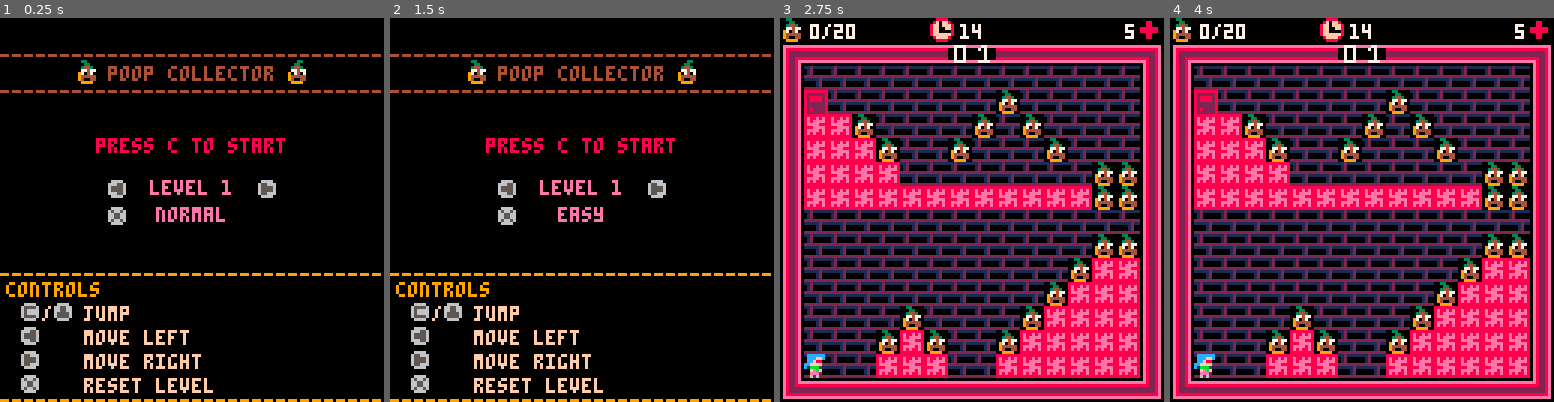
Above: before the commit, frames 1-4 (left to right).
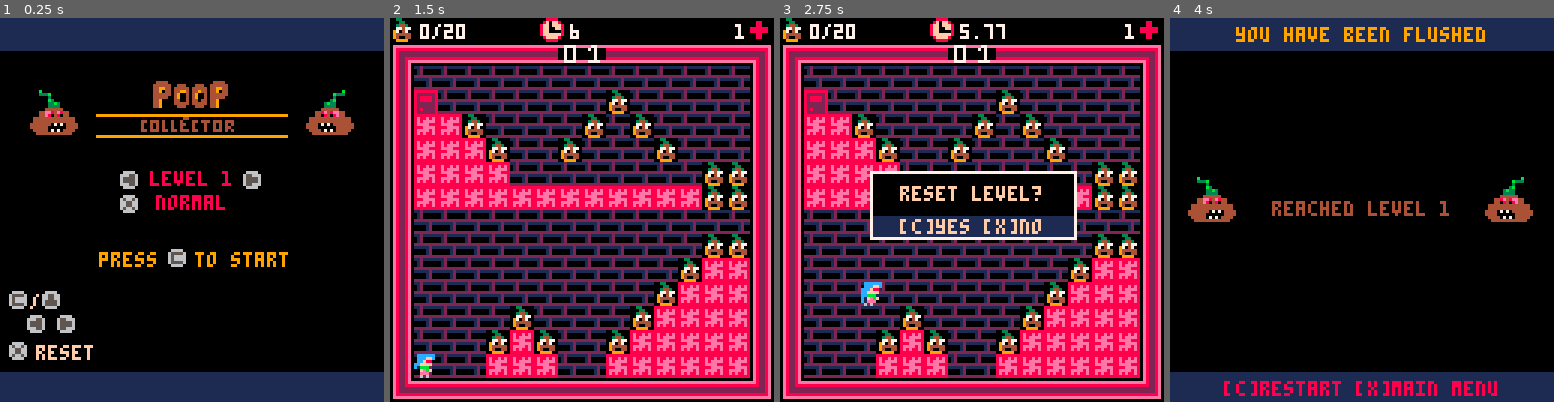
Above: after the commit, the same moments.

Repository: odinn1984/PICO8-Poop-Collector
Game: PICO-8 cartridge poop-collector.p8
Two runs of this game, one before a commit and one after it. Both use one fixed random seed, a clock stepped at 60 frames per second and the inputs below.
Inputs:
- Up to frame 1 (0.25 s): no input
- Up to frame 2 (1.5 s): tap X (X key) at 0.33, 1.07 s; tap O (Z key) at 0.7 s
- Up to frame 3 (2.75 s): hold Right 1.6-2.1 s; tap O (Z key) at 1.7, 2.1, 2.5 s; tap X (X key) at 1.85 s; hold Up 2.15-2.42 s; hold Right from 2.47 s (still down)
- Up to frame 4 (4 s): tap O (Z key) at 2.9, 3.3, 3.7 s; tap X (X key) at 2.97 s; release Right at 3.03 s; hold Left 3.08-3.58 s; hold Down 3.63-3.97 s

The runs differ from the first frame. In frame 1, 30% of the frame differs, in the area x 0-100%, y 0-100%; in frame 2, 70%; in frame 3, 8.8%; in frame 4, 76%.

Commit message:
feat: balance, hard mode aand small change
Balance the times of the levels because some levels are too permissive
when it comes to how much time you have in them in normal difficulty

Add hard mode
- Starts with 1 life
- Reduces each level's timer that is over 5 seconds by 2 seconds
- When you reset the level you lose 1 life

Update some levels to not include 1 block gaps
Change level 3 completely to have a better difficulty increase
Change the last levels where you run in straight line to include some
blocks

some formatting of files
- Add new line at end of each file
- Remove trailing spaces where there are any

Add polish to the looks of
- Main Menu
- Game Over
- Game Win

make sure that when lives reaches to 0 game ends instead of -1

Add fade out effect between scenes

Diff:
--- a/poop-collector.p8
+++ b/poop-collector.p8
@@ -277,28 +277,28 @@
 __map__
 0000000000000000000000000000000000000000000000000000000000000000000000000000000000000000000000000000000000000000000000000000000000000000000000000000000000000000000000000000000000000000000000000000000000000000000000000000000000000000000000000000000000000000
 050101010101010c0d01010101010104050101010101010c0e01010101010104050101010101010c0f01010101010104050101010101010c1c01010101010104050101010101010c1d01010101010104050101010101010c1e01010101010104050101010101010c1f01010101010104050101010101010c2c01010101010104
-0608080808080808080808080808080606080808080808080808080808080806060832080832320808320832320808060631310808080831080831080808080606310808080808080808080808083106060808080808080808080808080808060631310808080808080808080808310606080808080808080808080808080806
-0621080808080808083108080808080606110831310808080808080808322106063208323208080832083208083212060608083108313108313108310831310606310808080808080808080808083106060808080808080808080808080808060631310831310808313108080808070606080707070707080807070707070806
-0607073108080808310831080808080606070707070808080808080831070706060808070708080707070708080707060631070707070707070707070731310606080808080808313108080808080806060807070708070707070807070708060607073108083131080831313108080606080708080807080807080808070806
-0607070731080831080808310808080606080808083232080808080808080806063208080832320808080832320808060608070808080808310808310808080606313108080808070708080808313106060807080708083131070807080708060607070708080707080807070708080606080708070807080807080708070806
-0607070707080808080808080831310606310808080707080808080831080806060832320808080832320808080832060631070808083131083131083131310606070708313108080808313108070706060807070708083131070807080708060608080808080808080808080808080606080708080807080807080808070806
-0607070707070707070707070731310606080808080808323208080807080806060707070708080707070708080707060608070808080707080707080707070606080808070708080808070708080806060807080808080707073207070708060608080808080808080808080808310606080707070707313107070707070806
-0608080808080808080808080808080606323108080808070708083108080806063208080832320808083131080808060631070808080808080808080808080606080808080808313108080808080806060808320831080808083108080831060608080808080808080808080808070606080808080808313108080808080806
-0608080808080808080808080831310606070708080808080808310832080806060808323208083232080808323108060608073108083131080808080808080606080808080831070731080808080806060832083108310808310831083108060608080808080808083108080831310606080808310808080808083108080806
-0608080808080808080808083107070606080808080808080808080707080806063208070708080707070808070707060631070708080707313108080808080606310808083107070707310808080806060807070707070707070707070721060608080808080808310831080807070606080831073131070731310731080806
-0608080808080808080808310707070606323232080808080808320808083206060808080808080808080808080808060608070808310707070731310808080606070808310707070707073108083106063108080808080808080808080707060608080808083107070707080807070606080807070707070707070707080806
-0608080808310808080831070707070606070707070808080808080808320706060732080808313108083131310808060631070808070707070707073131080606080831070707070707070731080806060731080808080808080808080808060608080808080707070708080808080606310807080808070708080807083106
-0608080831073108083107070707070606080808080808080808320832070706060707320832080831310707073108060608073108080707070707070707080606083107070707070707070707310806060707313108083108310831080808060608080831313107070731310808080606070808083108080808310808080706
-0611080807070708080707070707070606320808080808080808083207070706060707073208080707070707070721060621070708310707070707070707120606110707070707070707070707072106060707070708310831083108310812060611080807070707070707070808210606110808310831080831083108082106
+0608080808080808080808080808080606080808080808080808080808080806063108080831080808313108080808060631310808080831080831080808080606310808080808080808080808083106060808080808080808080808080808060631310808080808080808080808310606080808080808080808080808080806
+0621080808080808083108080808080606110831310808080808080808322106060808313108310831080831080812060608083108313108313108310831310606310808080808080808080808083106060808080808080808080808080808060631310831310808313108080808070606080707070707080807070707070806
+0607073108080808310831080808080606070707070808080808080831070706063108070708083108080807070707060631070707070707070707070731310606080808080808313108080808080806060807070708070707070807070708060607073108083131080831313108080606080708080807080807080808070806
+0607070731080831080808310808080606080808083232080808080808080806060808083108080707080808080808060608070808080831310808313108080606313108080808070708080808313106060807080708083131070807080708060607070708080707080807070708080606080708070807080807080708070806
+0607070707080808080808080831310606080808080707080808080831080806063108310831080831080831080831060631070808313108083131080831310606070708313108080808313108070706060807070708083131070807080708060608080808080808080808080808080606080708080807080807080808070806
+0607070707070707070707070731310606080808080808323208080807080806060731080831083108083108083108060608070808070708080707080807070606080808070708080808070708080806060807080808080707073207070708060608080808080808080808080808310606080707070707313107070707070806
+0608080808080808080808080808080606323108080808070708083108080806060707080808310808310808310808060631070808080808080808080808080606080808080808313108080808080806060808320831080808083108080831060608080808080808080808080808070606080808080808313108080808080806
+0608080808080808080808080831310606070708080808080808310832080806063108080807070808070808070808060608073108083131080808080808080606080808080831070731080808080806060832083108310808310831083108060608080808080808083108080831310606080808310808080808083108080806
+0608080808080808080808083107070606080808080808080808080707080806060708080831310808310808310808060631070708080707313108080808080606310808083107070707310808080806060807070707070707070707070721060608080808080808310831080807070606080831073131070731310731080806
+0608080808080808080808310707070606323232080808080808320808083206060808080808080808080808080807060608070808310707070731310808080606070808310707070707073108083106063108080808080808080808080707060608080808083107070707080807070606080807070707070707070707080806
+0608080808310808080831070707070606070707070808080808080808320706060831310808080831083108080831060631070808070707070707073131080606080831070707070707070731080806060731080808080808080808080808060608080808080707070708080808080606310807080808070708080807083106
+0608080831073108083107070707070606080808080808080808320832070706060807070707070707070707070707060608073108080707070707070707080606083107070707070707070707310806060707313108083108310831080808060608080831313107070731310808080606070808083108080808310808080706
+0611080807070708080707070707070606080808080808080808083207070706063108310831083108310831083121060621070708310707070707070707120606110707070707070707070707072106060707070708310831083108310812060611080807070707070707070808210606110808310831080831083108082106
 0301010101010101010101010101010203010101010101010101010101010102030101010101010101010101010101020301010101010101010101010101010203010101010101010101010101010102030101010101010101010101010101020301010101010101010101010101010203010101010101010101010101010102
 0000000000000000000000000000000000000000000000000000000000000000000000000000000000000000000000000000000000000000000000000000000000000000000000000000000000000000000000000000000000000000000000000000000000000000000000000000000000000000000000000000000000000000
 050101010101010c2d01010101010104050101010101010d0c01010101010104050101010101010d0d01010101010104050101010101010d0e01010101010104050101010101010d0f01010101010104050101010101010d1c01010101010104050101010101010d1d01010101010104050101010101010d1e01010101010104
-0608080831080808080808080808080606310808080808080808080808083106063108080808080808080808080808060631080808080731080808080808310606080808080808080808080808080806060808080808080808080831080808060608080807080808080808080808080606080808080831080808310808080806
+0608080831080808080808080808080606310808080808080808080808083106063108080808080808080808080808060631080808080731080808080808310606080808080808080808080808080806060808080808080808080831080808060608080807080808080808080808080606080808080831080808310808083106
 0608083108310808080808080808080606310808080808313108080808083106060808080808080831310808080808060608310808310708083232320808080606080808080831313131080808080806062131080808080808080808310808060611080807210808080808080808080606110831310808083108080808080806
-0608080707070731080808080808080606073131080831070731080831310706063131310808313107073131080808060608070808070708080707070808320606080808080807070707080808080806060707310808080808080808083108060607080807070707310831070708080606070707070708070707080831080806
-0608080808080707313108080808080606070707080807070707080807070706060707070808070707070707080831060631073108080732080807070808070606310831080808070708080831083106060707073108080808080808080708060608083107080807073107070808310606080708080708070807080707070806
-06083108080807070707080808080806060808080831070b0b07310808080806060808080808070707070707310808060608070708080707080807073208080606070707070808070708080707070706060707070731080808080808080808060608080707080808070707080808070606080708080708070807080708073106
-06080808313107070707313108080806060808080807070b0b07070808080806060808313108070707070707073108060631070808310708083207070708080606080808080808070708080808080806060707070707310808080808080831060631080807080808080808313108080606310707070708070807080707070806
+0608080707070731080808080808080606073131080831070731080831310706063131310808313107073131080808060608070808070708080707070808320606080808080807070707080808080806060707310808080808080808083108060607080807070707310831070708080606070707070808070707080831080806
+0608080808080707313108080808080606070707080807070707080807070706060707070808070707070707080831060631073108080732080807070808070606310831080808070708080831083106060707073108080808080808080708060608083107080807073107070808310606080708070808070807080707070806
+06083108080807070707080808080806060808080831070b0b07310808080806060808080808070707070707310808060608070708080707080807073208080606070707070808070708080707070706060707070731080808080808080808060608080707080808070707080808070606080708070808070807080708073106
+06080808313107070707313108080806060808080807070b0b07070808080806060808313108070707070707073108060631070808310708083207070708080606080808080808070708080808080806060707070707310808080808080831060631080807080808080808313108080606310707070808070807080707070806
 06083108070707070707070708080806060808083107070b0b07073108080806060808070731070b0b070b0b070708060608070808070708080707070808320606080808080831070731080808080806060707070707073108080808080807060607080807080808080808070708080606080808080831070707310808083106
 06080831070909070709090731080806060808080707070b0b07070708080806063108080707070909070909070731060631073108080732080807070808070606080808080807070707080808080806060707070707070731080808080808060608083107080808080808080808310606310808080808080808080808080806
 0608080707090b0707090b0707080806060808310707070b0b07070731080806060708080707070b09070b09070708060608070708080707080807073208080606310831080808070708080831083106060707070707070707310808083131060608080707080808080808080831070606070831073108080808310731083106
--- a/src/constants.lua
+++ b/src/constants.lua
@@ -66,6 +66,8 @@
 SPR_LEFT = 61
 SPR_C = 62
 SPR_X = 63
+SPR_BIG_POOP = 80
+SPR_GAME_TITLE = 72
 
 -- Game States
 STATE_MAIN_MENU = 0
@@ -76,5 +78,7 @@
 STATE_GAME_OVER = 5
 
 -- Strings
+NUM_DIFFICULTIES = 3
 EASY_DIFFICULTY = 1
 NORMAL_DIFFICULTY = 2
+HARD_DIFFICULTY = 3
--- a/src/gamemode.lua
+++ b/src/gamemode.lua
@@ -107,6 +107,8 @@
         return "easy"
     elseif difficulty == NORMAL_DIFFICULTY then
         return "normal"
+    elseif difficulty == HARD_DIFFICULTY then
+        return "hard"
     end
 
     return false
@@ -117,7 +119,7 @@
 end
 
 function set_difficulty(dif)
-    if dif < 1 or dif > 3 then
+    if dif < 1 or dif > (NUM_DIFFICULTIES+1) then
         return false
     end
 
@@ -125,8 +127,15 @@
 end
 
 function toggle_difficulty()
-    difficulty =
-        difficulty == EASY_DIFFICULTY and NORMAL_DIFFICULTY or EASY_DIFFICULTY
+    local new_difficulty = (get_difficulty_num()) % NUM_DIFFICULTIES
+
+    if new_difficulty + 1 == HARD_DIFFICULTY then
+        player.lives = 1
+    else
+        player.lives = 5
+    end
+
+    difficulty = new_difficulty + 1
 end
 
 function collect_poop()
@@ -189,12 +198,12 @@
     player.jump_buffer = player.max_jumps
     player.ready = false
     player.ready_to_move = false
-    player.ready_grace_frames = 60
+    player.ready_to_move_start = time()
     player.dx = 0
     player.dy = 0
     player.is_falling = false
     player.is_jumping = false
-    player.jumps_left = player.max_jumps
+    player.jumps_left =  player.max_jumps
     player.current_sprite = SPR_PLAYER_IDLE
 
     sfx(SFX_GETTING_READY)
--- a/src/helpers.lua
+++ b/src/helpers.lua
@@ -13,3 +13,21 @@
     local mult = 10^(decimal_places or 0)
     return flr(num * mult + 0.5) / mult
 end
+
+function fade_out()
+	local dpal = {0,1,1,2,1,13,6,4,4,9,3,13,1,13,14}
+
+	for i=0,40 do
+		for j=1,15 do
+			local col = j
+
+			for k=1,((i+(j%5))/2) do
+				col = dpal[col]
+			end
+
+			pal(j, col, 1)
+		end
+
+		flip()
+	end
+end
--- a/src/main.lua
+++ b/src/main.lua
@@ -7,6 +7,11 @@
 
 local DGET_START_LEVEL_IDX = 0
 local DGET_START_DIFFICULTY_IDX = 1
+
+local color_change_start = time()
+local color_change_interval = 0.1
+local colors = {8, 14, 9, 15, 9, 14}
+local current_color_idx = 0
 
 function _init()
     cartdata(app_id)
@@ -39,6 +44,11 @@
 end
 
 function _update60()
+    if time() - color_change_start >= color_change_interval then
+        color_change_start = time()
+        current_color_idx = (current_color_idx + 1) % #colors
+    end
+
     if game_state == STATE_MAIN_MENU then
         update_menu()
     elseif game_state == STATE_GAME_LOOP then
@@ -54,34 +64,35 @@
 
 function draw_menu()
     cls()
-    chprint("--------------------------------", 10, 4)
-    spr(SPR_POOP_1, 25, 14)
-    chprint("poop collector", 16, 4)
-    spr(SPR_POOP_2, 95, 14)
-    chprint("--------------------------------", 22, 4)
-
-    chprint("press c to start", 40, 8)
-
-    spr(SPR_LEFT, 35, 53)
-    chprint("level "..(get_current_level_num()+1), 54, 14)
-    spr(SPR_RIGHT, 85, 53)
-
-    spr(SPR_X, 35, 62)
-    chprint(get_difficulty(), 63, 14)
-
-    chprint("--------------------------------", 83, 9)
-    print("controls", 2, 88, 9)
-    spr(SPR_C, 6, 94)
-    print("/", 14, 96, 15)
-    spr(SPR_UP, 17, 94)
-    print("jump", 28, 96, 15)
-    spr(SPR_LEFT, 6, 102)
-    print("move left", 28, 104, 15)
-    spr(SPR_RIGHT, 6, 110)
-    print("move right", 28, 112, 15)
-    spr(SPR_X, 6, 118)
-    print("reset level", 28, 120, 15)
-    chprint("--------------------------------", 125, 9)
+
+    rectfill(0, 0, 128, 10, 1)
+    rectfill(0, 118, 128, 128, 1)
+
+    spr(SPR_BIG_POOP, 10, 23, 2, 2)
+    spr(SPR_GAME_TITLE, 32, 20, 8, 4)
+    spr(SPR_BIG_POOP, 102, 23, 2, 2, true)
+
+    print("press", 33, 78, colors[current_color_idx+1])
+    spr(SPR_C, 55, 76)
+    print("to start", 65, 78, colors[current_color_idx+1])
+
+    spr(SPR_LEFT, 39, 50)
+    chprint("level "..(get_current_level_num()+1), 51, 8)
+    spr(SPR_RIGHT, 80, 50)
+
+    spr(SPR_X, 39, 58)
+    chprint(get_difficulty(), 59, 8)
+
+    local controlsXBase = 2
+    local controlsYBase = 90
+
+    spr(SPR_C, controlsXBase, controlsYBase)
+    print("/", controlsXBase+8, controlsYBase+2, 15)
+    spr(SPR_UP, controlsXBase+11, controlsYBase)
+    spr(SPR_LEFT, controlsXBase+6, controlsYBase+8)
+    spr(SPR_RIGHT, controlsXBase+16, controlsYBase+8)
+    spr(SPR_X, controlsXBase, controlsYBase+17)
+    print("reset", controlsXBase+10, controlsYBase+19, 15)
 end
 
 function draw_gameloop()
@@ -112,24 +123,32 @@
 
 function draw_gamewin()
     cls()
-    chprint("--------------------------------", 51, 4)
-    spr(SPR_POOP_1, 15, 59)
-    mprint("poop power achieved", 4)
-    spr(SPR_POOP_2, 105, 59)
-    chprint("--------------------------------", 71, 4)
-
-    chprint("[c]restart [x]main menu", 120, 8)
+
+    rectfill(0, 0, 128, 10, 1)
+    rectfill(0, 118, 128, 128, 1)
+
+    chprint("you saved the world", 3, 9)
+
+    spr(SPR_BIG_POOP, 6, 52, 2, 2)
+    mprint("poop power achieved", colors[current_color_idx+1])
+    spr(SPR_BIG_POOP, 105, 52, 2, 2, true)
+
+    chprint("[c]restart [x]main menu", 121, 8)
 end
 
 function draw_gameover()
     cls()
-    chprint("--------------------------------", 51, 4)
-    spr(SPR_POOP_1, 12, 59)
-    mprint("you have been flushed", 4)
-    spr(SPR_POOP_2, 108, 59)
-    chprint("--------------------------------", 71, 4)
-
-    chprint("[c]restart [x]main menu", 120, 8)
+
+    rectfill(0, 0, 128, 10, 1)
+    rectfill(0, 118, 128, 128, 1)
+
+    chprint("you have been flushed", 3, 9)
+
+    spr(SPR_BIG_POOP, 6, 52, 2, 2)
+    mprint("reached level "..get_current_level_num(), 4)
+    spr(SPR_BIG_POOP, 105, 52, 2, 2, true)
+
+    chprint("[c]restart [x]main menu", 121, 8)
 end
 
 function update_menu()
@@ -138,12 +157,17 @@
     if btnp(BUTTON_O) then
         music(MSC_MAIN_NONE, 500)
         sfx(SFX_START_GAME)
-        wait(50)
+
+        fade_out()
 
         maps = get_maps()
+
         initgamemode()
         start_next_level()
+
         game_state = STATE_GAME_LOOP
+
+        pal()
     elseif btnp(BUTTON_LEFT) then
         sfx(SFX_MAIN_MENU_BUTTON)
         start_from_level = (current_level_num-1)%get_level_amount()
@@ -176,7 +200,7 @@
 
         kill_player()
 
-        if player.lives >= 0 then
+        if player.lives > 0 then
             init_level()
         end
     end
@@ -188,10 +212,14 @@
     end
 
     if open_door_colliding(player) then
+        fade_out()
+
         if not start_next_level() then
             music(MSC_GAME_WIN)
             game_state = STATE_GAME_WIN
         end
+
+        pal()
     end
 end
 
@@ -202,11 +230,11 @@
         game_state = STATE_GAME_LOOP
         reload(0x1000, 0x1000, 0x2000)
 
-        if get_difficulty_num() == NORMAL_DIFFICULTY then
+        if get_difficulty_num() != EASY_DIFFICULTY then
             kill_player()
         end
 
-        if player.lives >= 0 then
+        if player.lives > 0 then
             init_level()
         end
     end
@@ -244,23 +272,29 @@
     start_from_difficulty = dget(DGET_START_DIFFICULTY_IDX) or NORMAL_DIFFICULTY
 
     sfx(SFX_START_GAME)
-    wait(50)
+    fade_out()
 
     set_difficulty(start_from_difficulty)
     set_current_level_num(start_from_level)
     initgamemode()
+
+    wait(25)
+    pal()
 end
 
 function kill_player()
     player.lives -= 1
 
-    if player.lives < 0 then
+    if player.lives < 1 then
         music(MSC_GAME_OVER)
         game_state = STATE_GAME_OVER
     end
 
     sfx(SFX_DIE)
-    wait(100)
+    wait(50)
+    fade_out()
+    wait(5)
+    pal()
 end
 
 function wait(t)
--- a/src/map.lua
+++ b/src/map.lua
@@ -1,5 +1,20 @@
 function create_map_data(level_num, time)
-    local extra_time = get_difficulty_num() == NORMAL_DIFFICULTY and 0 or 4
+    local get_difficulty_extra_time = function(difficulty)
+       if difficulty == EASY_DIFFICULTY then
+           return 4
+       elseif difficulty == NORMAL_DIFFICULTY then
+            return 0
+       elseif difficulty == HARD_DIFFICULTY then
+            return -2
+       end
+    end
+
+    local extra_time = get_difficulty_extra_time(get_difficulty_num())
+    local new_time = (
+        time <= 5 and
+        get_difficulty_num() == HARD_DIFFICULTY and
+            time or max(5, time+extra_time)
+    )
     local map = {
         x=0,
         y=0,
@@ -9,7 +24,7 @@
         h=16,
         doorcelx=0,
         doorcely=0,
-        time=time+extra_time,
+        time=new_time,
     }
 
     for i=map.celx,map.celx+map.w do
@@ -26,11 +41,11 @@
 
 function get_maps()
     return {
-        create_map_data(0, 10),
-        create_map_data(1, 13),
-        create_map_data(2, 15),
-        create_map_data(3, 12),
-        create_map_data(4, 12),
+        create_map_data(0, 8),
+        create_map_data(1, 12),
+        create_map_data(2, 12),
+        create_map_data(3, 11),
+        create_map_data(4, 11),
         create_map_data(5, 10),
         create_map_data(6, 12),
         create_map_data(7, 10),
@@ -41,24 +56,23 @@
         create_map_data(12, 9),
         create_map_data(13, 8),
         create_map_data(14, 8),
-        create_map_data(15, 12),
+        create_map_data(15, 11),
         create_map_data(16, 11),
         create_map_data(17, 5),
-        create_map_data(18, 11),
-        create_map_data(19, 10),
-        create_map_data(20, 8),
-        create_map_data(21, 12),
-        create_map_data(22, 15),
-        create_map_data(23, 7),
-        create_map_data(24, 5),
-        create_map_data(25, 5),
-        create_map_data(26, 8),
-        create_map_data(27, 5),
-        create_map_data(28, 5),
-        create_map_data(29, 5),
-        create_map_data(30, 5),
-        create_map_data(31, 12)
-
+        create_map_data(18, 10),
+        create_map_data(19, 8),
+        create_map_data(20, 7),
+        create_map_data(21, 11),
+        create_map_data(22, 11),
+        create_map_data(23, 6),
+        create_map_data(24, 3),
+        create_map_data(25, 4),
+        create_map_data(26, 7),
+        create_map_data(27, 3),
+        create_map_data(28, 3),
+        create_map_data(29, 3),
+        create_map_data(30, 3),
+        create_map_data(31, 10)
     }
 end
 
--- a/src/player.lua
+++ b/src/player.lua
@@ -20,8 +20,9 @@
         is_jumping = false,
         ready = false,
         current_sprite = SPR_PLAYER_IDLE,
-        lives = 5,
-        ready_grace_frames = 60,
+        lives = get_difficulty_num() == HARD_DIFFICULTY and 1 or 5,
+        ready_to_move_duration = 0.1,
+        ready_to_move_start = time(),
         ready_to_move = false,
 
         draw = function(self)
@@ -37,16 +38,14 @@
 
         update = function(self)
             if not self.ready then
-                self.ready_grace_frames -= 1
-
-                if self.ready_grace_frames <= 0 then
+                if time() - self.ready_to_move_start > self.ready_to_move_duration then
                     self.ready_to_move = true
 
                     if btnp(BUTTON_LEFT) or
                         btnp(BUTTON_RIGHT) or
                         btnp(BUTTON_O)
                     then
-                        self.ready_grace_frames = 60
+                        self.ready_to_move_start = time()
                         self.ready = true
                         self.ready_to_move = false
                     end
Not shown, changed: 61 lines of the sprite sheet (__gfx__) section of poop-collector.p8
Not shown, changed: .gitignore
Not shown, changed: README.md
